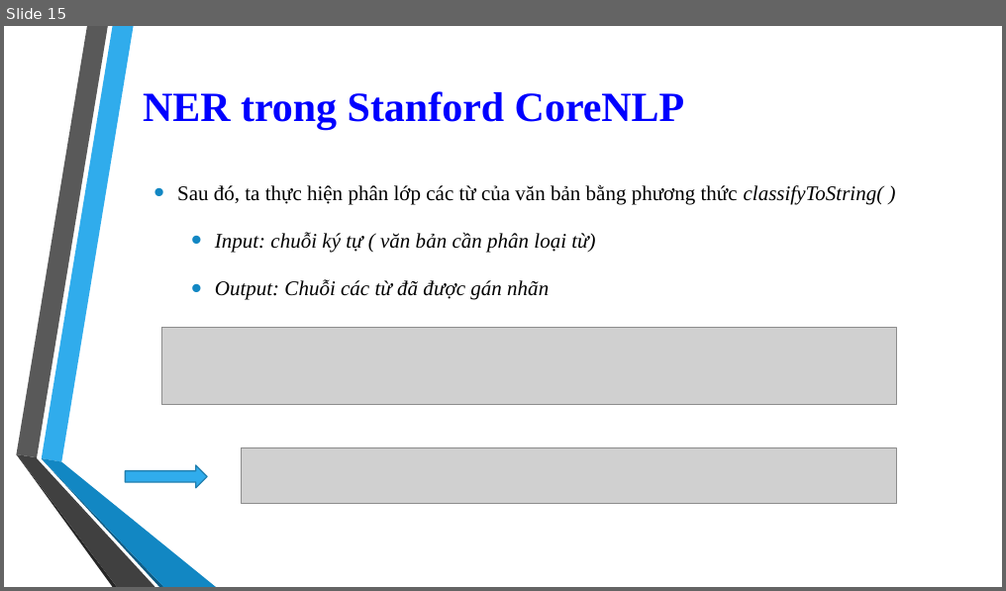
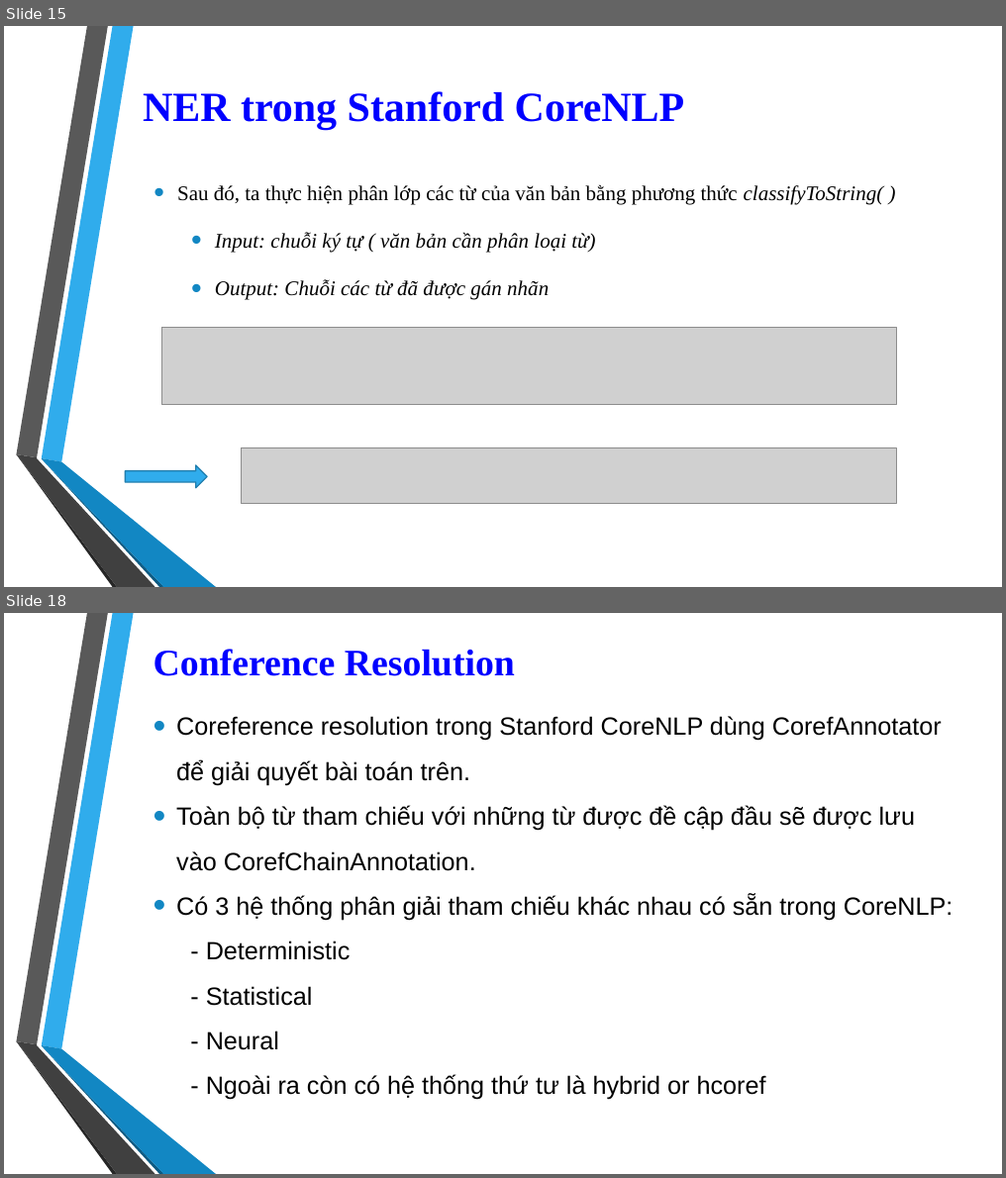
Before and after one commit to 1412520/TextMining, a slide deck: Seminar/Stanford_CoreNLP.pptx. Shown one above the other, each under a label of ours: slide 15 before the commit, slides 15 and 18 after it; the slides between them are not shown. The pictures are 1006x591 and 1006x1178 pixels, drawn with LibreOffice and Linux fonts; fonts in the diff are those of the drawing; grey boxes stand for pictures; background and template pictures are left out. Boxes give left, top, right and bottom in pixels: in the first picture for what was removed or moved away, otherwise in the second. Text is boxed around its words. In the diff, an @@ line names an element or a change of style, - is before the commit and + after.

Commit message:
Upload Conference Resolution and update CorefAnnotator.cs

```diff
--- a/Seminar/Stanford_CoreNLP.pptx
+++ b/Seminar/Stanford_CoreNLP.pptx
@@ slide 18 added at <box>4,613,1002,1174</box>, background picture (left out); not listed: 6 template elements that a slide beside it also shows @@
@@ title added at <box>153,649,515,676</box>, 36 pt, text #0000FF, bold @@
+Conference Resolution
@@ text added at <box>176,716,953,1100</box>, 24 pt, text #000000 @@
+• Coreference resolution trong Stanford CoreNLP dùng CorefAnnotator để giải quyết bài toán trên.
+• Toàn bộ từ tham chiếu với những từ được đề cập đầu sẽ được lưu vào CorefChainAnnotation.
+• Có 3 hệ thống phân giải tham chiếu khác nhau có sẵn trong CoreNLP:
+- Deterministic
+- Statistical
+- Neural
+- Ngoài ra còn có hệ thống thứ tư là hybrid or hcoref
```
Also in this commit, not shown: 6 other slides added, 1 other file.
